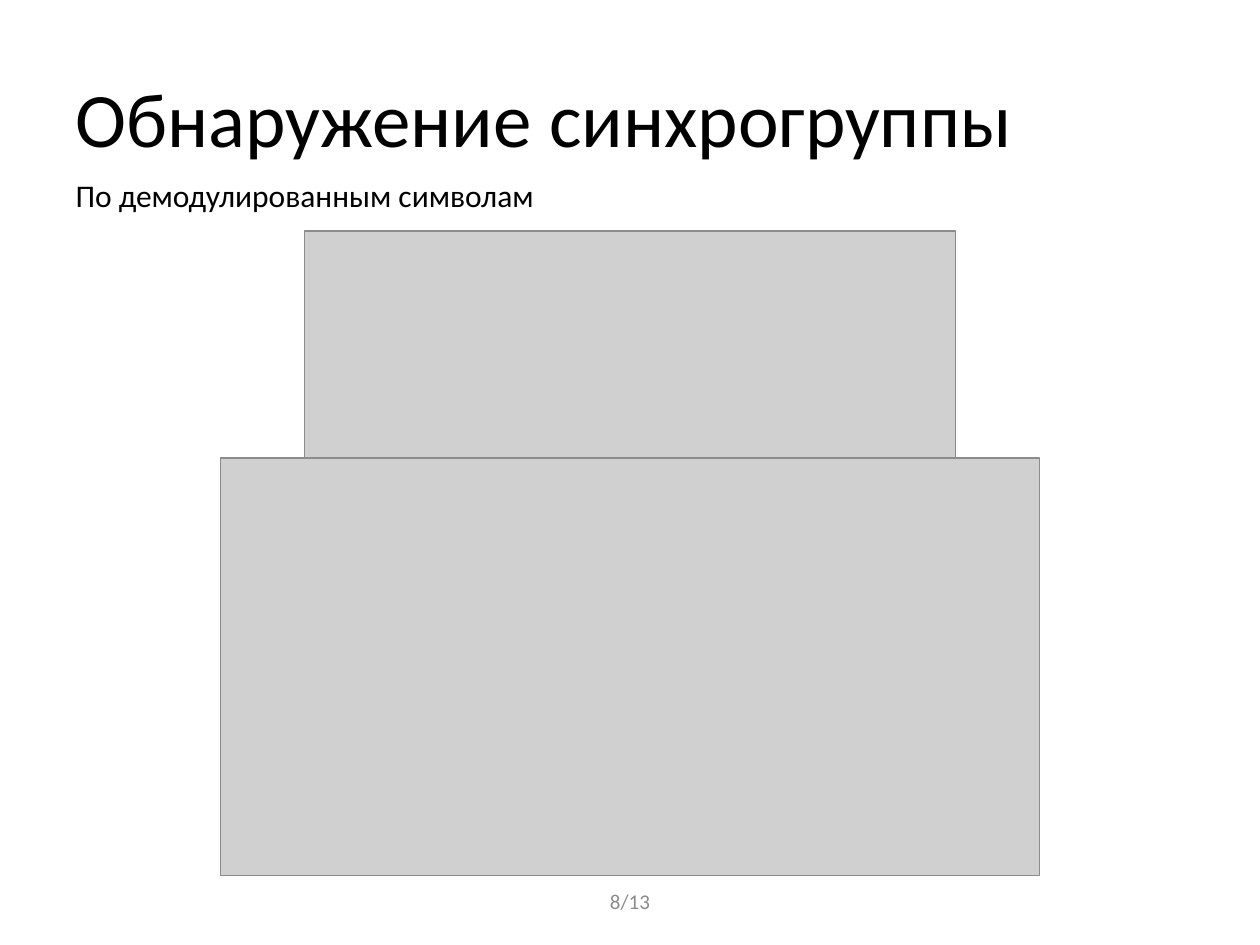
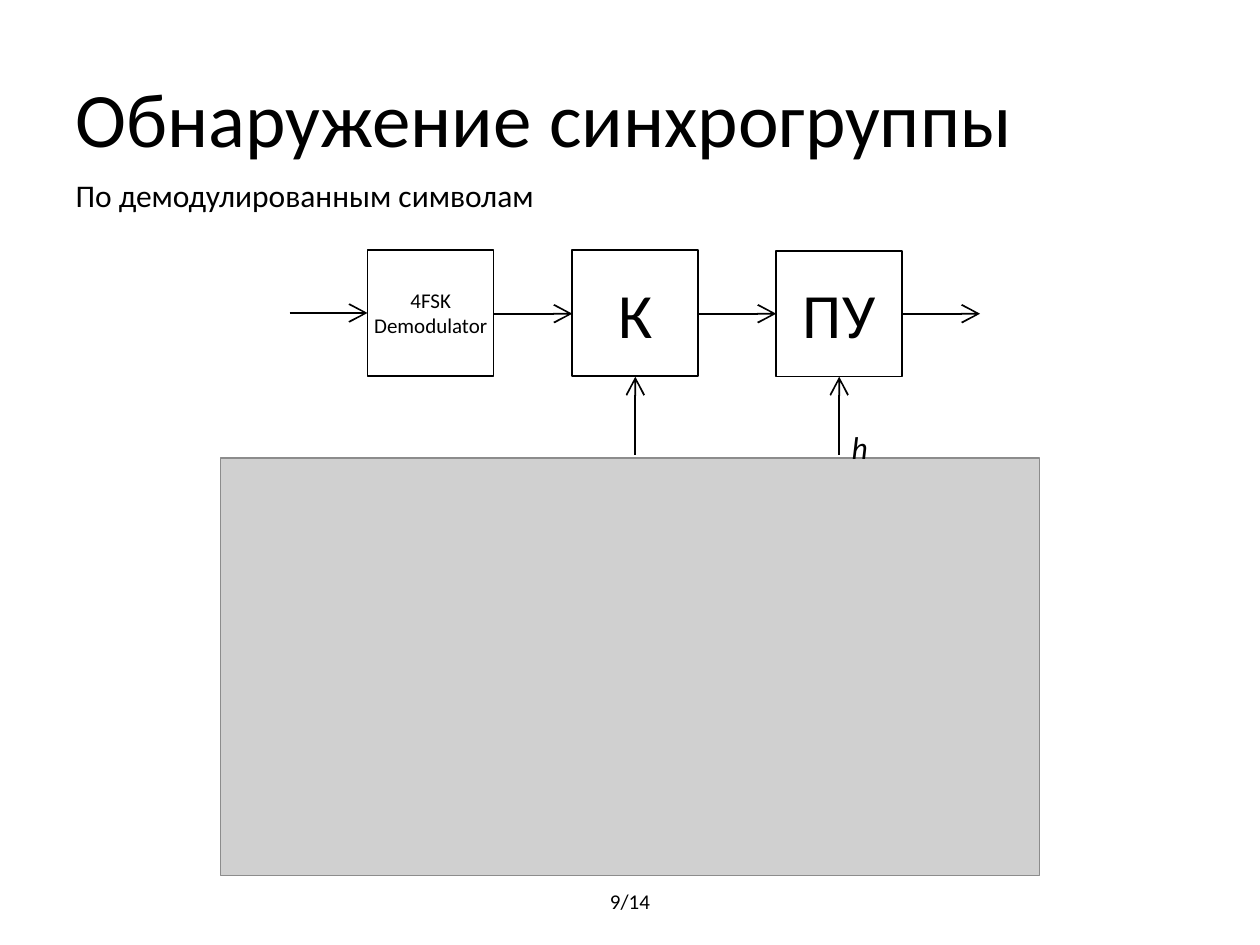
Before and after one commit to BorzhonovAI/magistr, a slide deck: slide 9 of Презентация Диплом.pptx (slide 8 before the commit). Drawn at 1260x945 pixels with LibreOffice and Linux fonts; fonts in the diff are those of the drawing; grey boxes stand for pictures. Boxes give left, top, right and bottom in pixels: in the first picture for what was removed or moved away, otherwise in the second. Text is boxed around its words. In the diff, an @@ line names an element or a change of style, - is before the commit and + after.

```diff
--- a/Презентация Диплом.pptx
+++ b/Презентация Диплом.pptx
@@ picture removed at <box>305,231,956,457</box> @@
@@ rectangle added at <box>368,249,494,375</box>, fill #FFFFFF, outline #000000 1 pt @@
@@ rectangle added at <box>572,249,698,375</box>, fill #FFFFFF, outline #000000 1 pt @@
@@ rectangle added at <box>776,251,902,377</box>, fill #FFFFFF, outline #000000 1 pt @@
@@ text added at <box>374,294,487,333</box>, 12 pt, text #000000 @@
+4FSK
+Demodulator
@@ text added at <box>618,297,652,338</box>, 36 pt, text #000000 @@
+К
@@ text added at <box>803,297,875,339</box>, 36 pt, text #000000 @@
+ПУ
@@ arrow added from (290, 312) to (368, 312), #000000 1 pt @@
@@ arrow added from (494, 314) to (572, 314), #000000 1 pt @@
@@ arrow added from (698, 314) to (776, 314), #000000 1 pt @@
@@ arrow added from (902, 314) to (980, 314), #000000 1 pt @@
@@ arrow added from (635, 455) to (635, 377), #000000 1 pt @@
@@ arrow added from (839, 455) to (839, 377), #000000 1 pt @@
@@ text added at <box>852,433,868,459</box>, 18 pt, text #000000, italic @@
+h
@@ text at <box>610,894,650,910</box>: text changed; text colour #8C8C8C to #000000 @@
-8/13
+9/14
```
Also in this commit, not shown: 7 other slides changed, 5 slides added, 4 slides removed, 9 other files.
